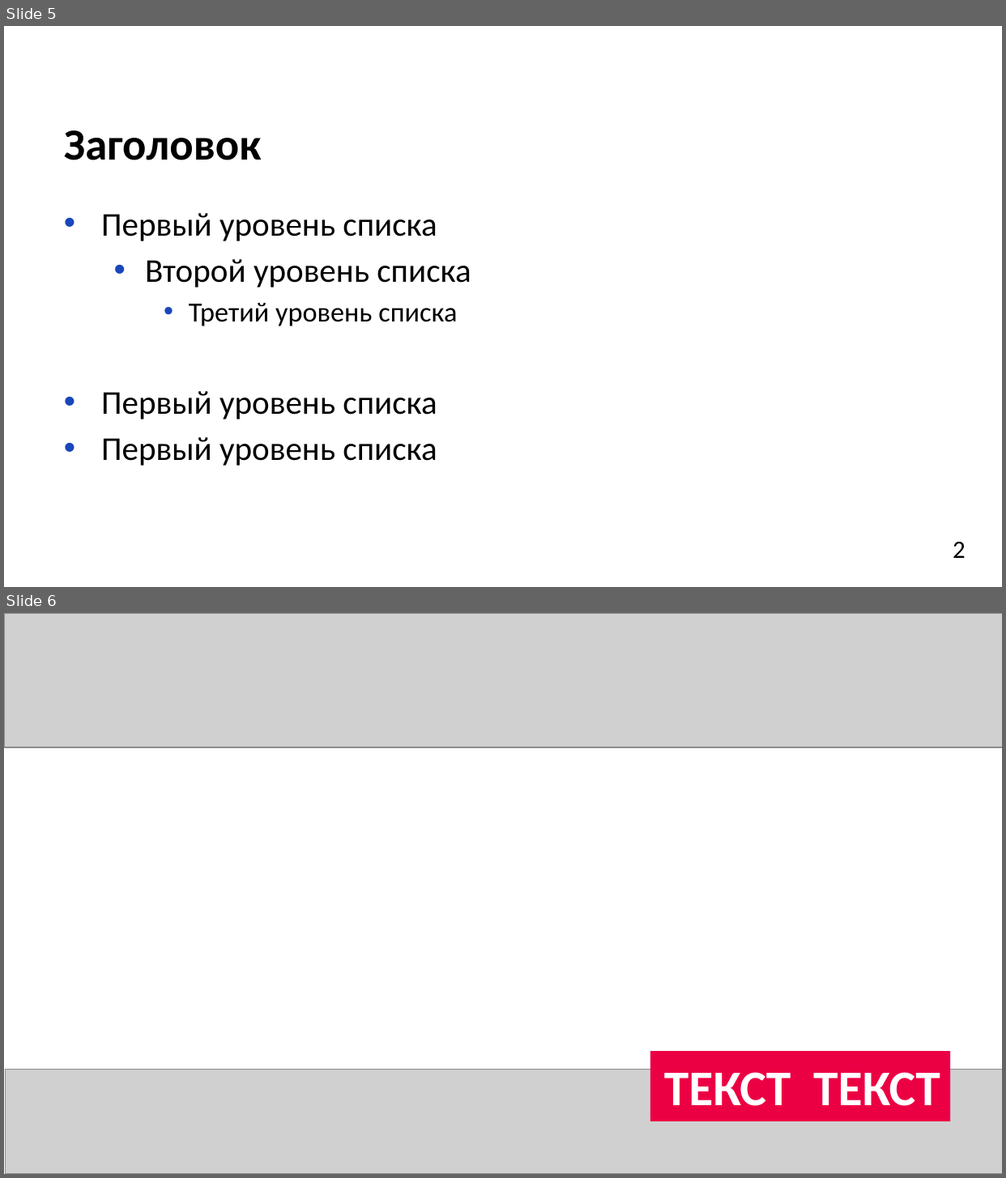
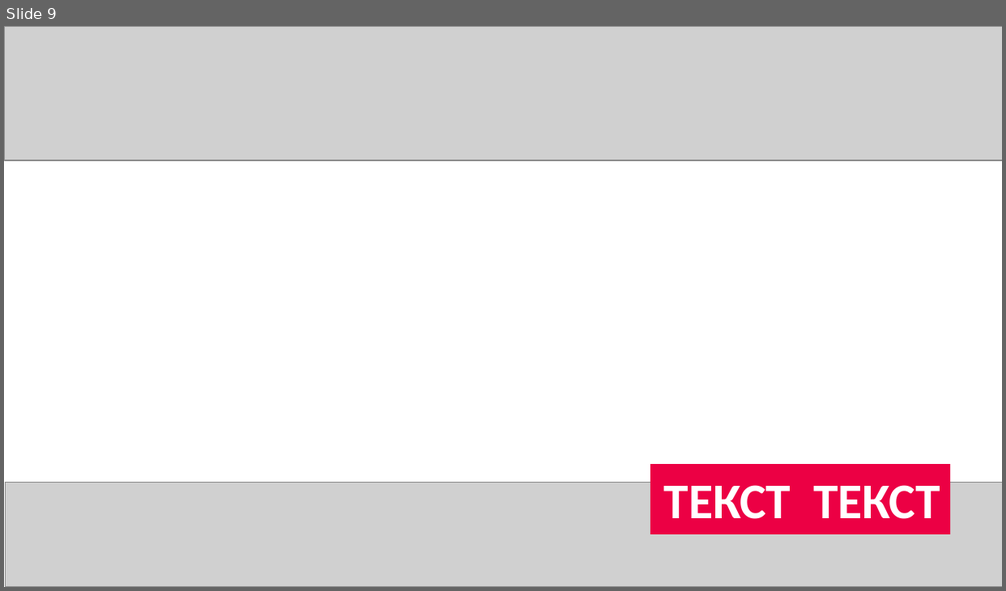
Before and after one commit to yungvldai/diploma, a slide deck: presentation/production.pptx. Shown one above the other, each under a label of ours: slides 5 and 6 before the commit, slide 9 after it. The pictures are 1006x1178 and 1006x591 pixels, drawn with LibreOffice and Linux fonts; fonts in the diff are those of the drawing; grey boxes stand for pictures; background and template pictures are left out. Boxes give left, top, right and bottom in pixels: in the first picture for what was removed or moved away, otherwise in the second. Text is boxed around its words. In the diff, an @@ line names an element or a change of style, - is before the commit and + after.

```diff
--- a/presentation/production.pptx
+++ b/presentation/production.pptx
@@ slide 5 removed at (4,26,1002,587), background picture (left out) @@
@@ title removed at (64,130,261,160) @@
-Заголовок
@@ text removed at (101,213,471,466) @@
-• Первый уровень списка
-  • Второй уровень списка
-    • Третий уровень списка
-• Первый уровень списка
-• Первый уровень списка
@@ text removed at (953,542,965,558) @@
-2
@@ what was slide 6 is now slide 9 @@
```
Also in this commit, not shown: 1 slide changed, 8 slides added, 5 other slides removed, 14 other files.
